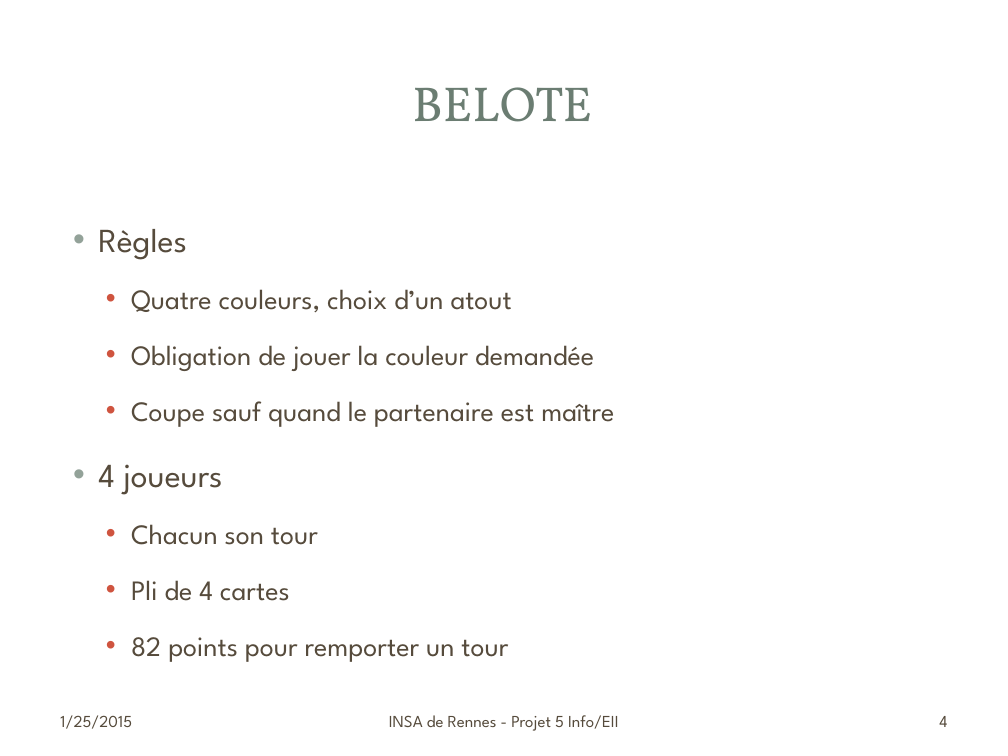
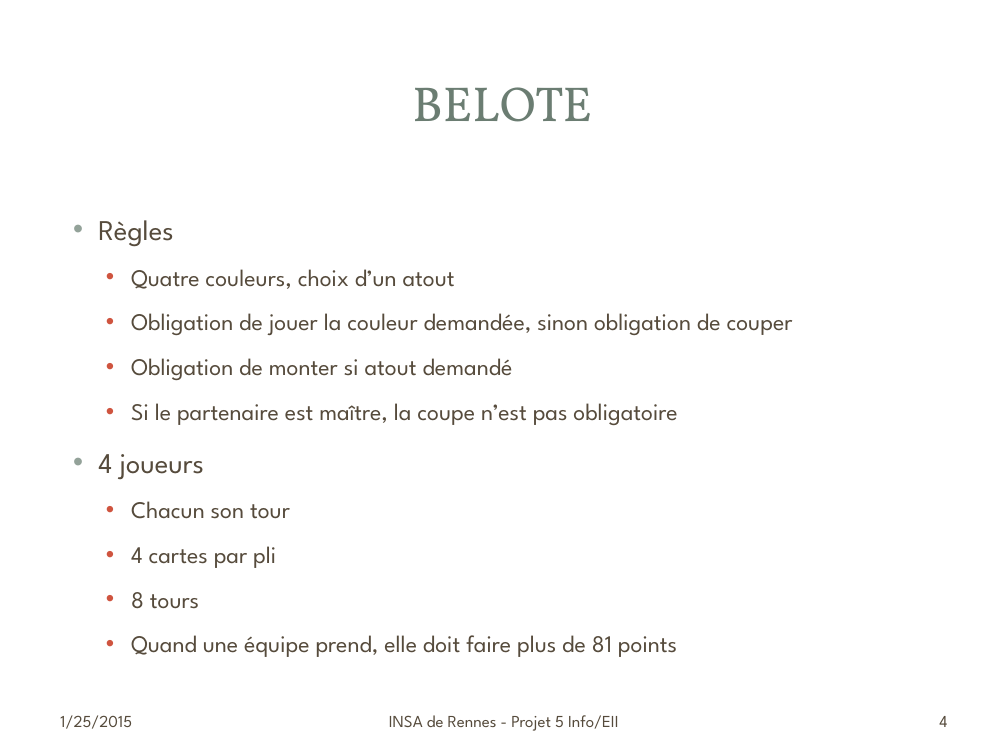
Before and after one commit to aurrelhebert/Projet_Belote, a slide deck: slide 4 of doc/presentation.pptx. Drawn at 1008x756 pixels with LibreOffice and Linux fonts; fonts in the diff are those of the drawing; background and template pictures are left out. Boxes give left, top, right and bottom in pixels: in the first picture for what was removed or moved away, otherwise in the second. Text is boxed around its words. In the diff, an @@ line names an element or a change of style, - is before the commit and + after.

Commit message:
doc v2

```diff
--- a/doc/presentation.pptx
+++ b/doc/presentation.pptx
@@ text at box(98, 220, 455, 519): size 24 to 20.4 pt in "Règles", "4 joueurs"; size 20 to 17 pt in "Quatre couleurs, choix d’un atout", "Chacun son tour"; line spacing 1.5 to 1.4 @@
@@ text at box(131, 313, 793, 425): text changed; size 20 to 17 pt @@
-  • Obligation de jouer la couleur demandée
-  • Coupe sauf quand le partenaire est maître
+  • Obligation de jouer la couleur demandée, sinon obligation de couper
+  • Obligation de monter si atout demandé
+  • Si le partenaire est maître, la coupe n’est pas obligatoire
@@ text at box(131, 546, 677, 657): text changed; size 20 to 17 pt @@
-  • Pli de 4 cartes
-  • 82 points pour remporter un tour
+  • 4 cartes par pli
+  • 8 tours
+  • Quand une équipe prend, elle doit faire plus de 81 points
```
Also in this commit, not shown: 3 other slides changed.
